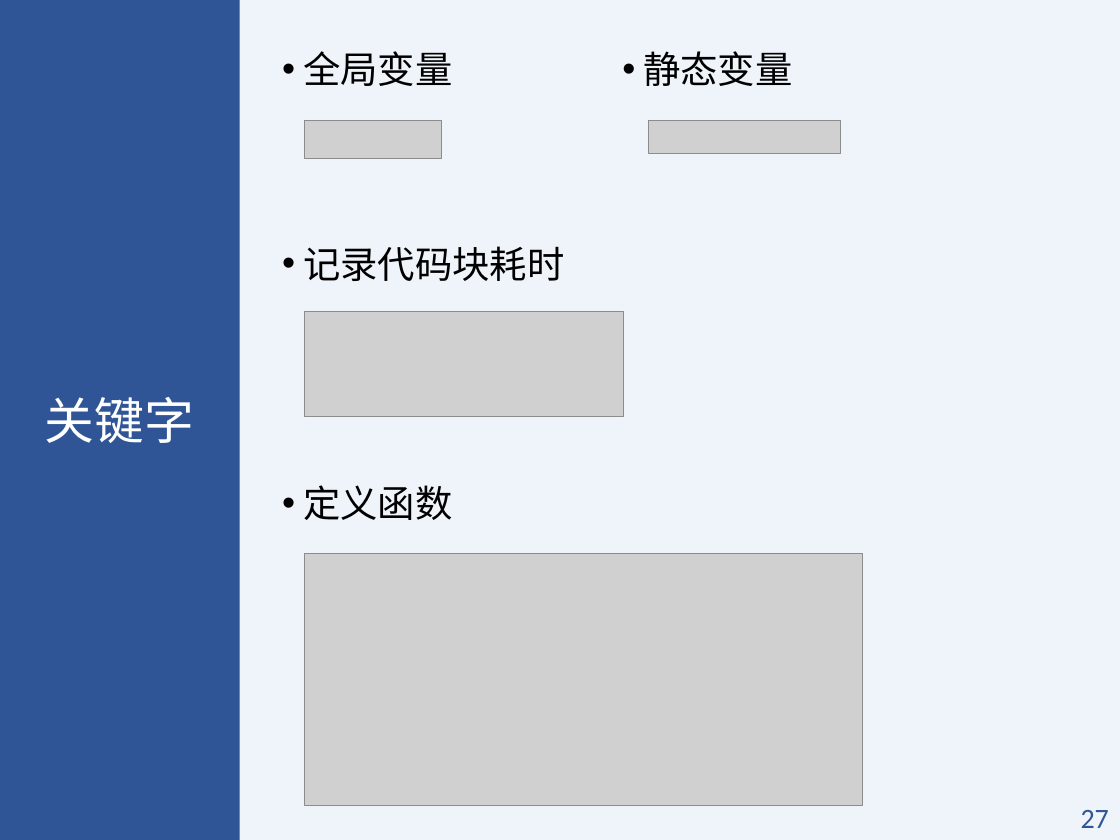
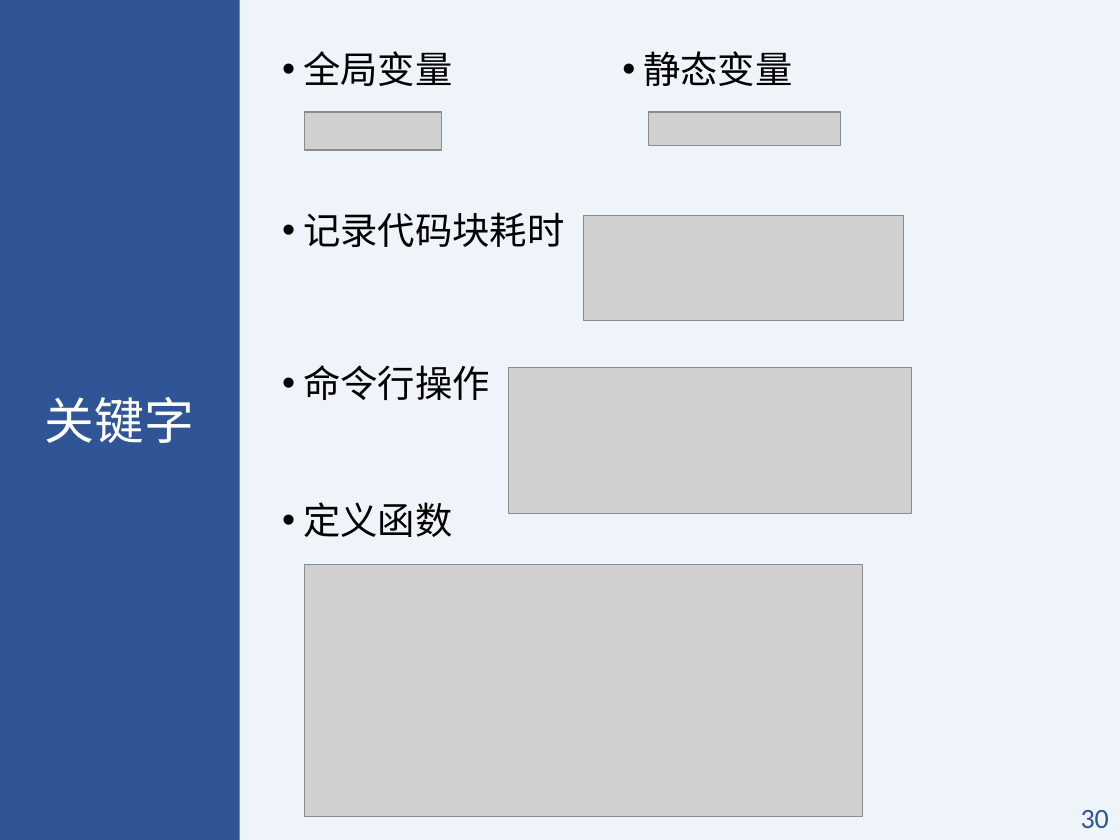
Before and after one commit to BIMK/MATLAB, a slide deck: slide 30 of slides/第1讲.pptx (slide 27 before the commit). Drawn at 1120x840 pixels with LibreOffice and Linux fonts; fonts in the diff are those of the drawing; grey boxes stand for pictures. Boxes give left, top, right and bottom in pixels: in the first picture for what was removed or moved away, otherwise in the second. Text is boxed around its words. In the diff, an @@ line names an element or a change of style, - is before the commit and + after.

```diff
--- a/slides/第1讲.pptx
+++ b/slides/第1讲.pptx
@@ picture: place and size @@
-picture at <box>305,120,442,158</box>
+picture at <box>305,112,442,150</box>
@@ picture: place and size @@
-picture at <box>648,120,841,153</box>
+picture at <box>648,112,841,146</box>
@@ text "记录代码块耗时": place and size @@
-text "记录代码块耗时" at <box>303,246,564,281</box>
+text "记录代码块耗时" at <box>303,212,564,247</box>
@@ picture: place and size @@
-picture at <box>305,312,624,418</box>
+picture at <box>584,216,903,321</box>
@@ text added at <box>303,365,490,400</box>, 24 pt, text #000000 @@
+• 命令行操作
@@ picture added at <box>508,367,912,513</box> @@
@@ text "定义函数": place and size @@
-text "定义函数" at <box>303,485,452,520</box>
+text "定义函数" at <box>303,502,452,537</box>
@@ picture: place and size @@
-picture at <box>305,553,864,805</box>
+picture at <box>305,564,864,816</box>
@@ page number at <box>1081,810,1109,828</box>: text changed @@
-27
+30
```
Also in this commit, not shown: 19 other slides changed, 5 slides added, 7 other files.
